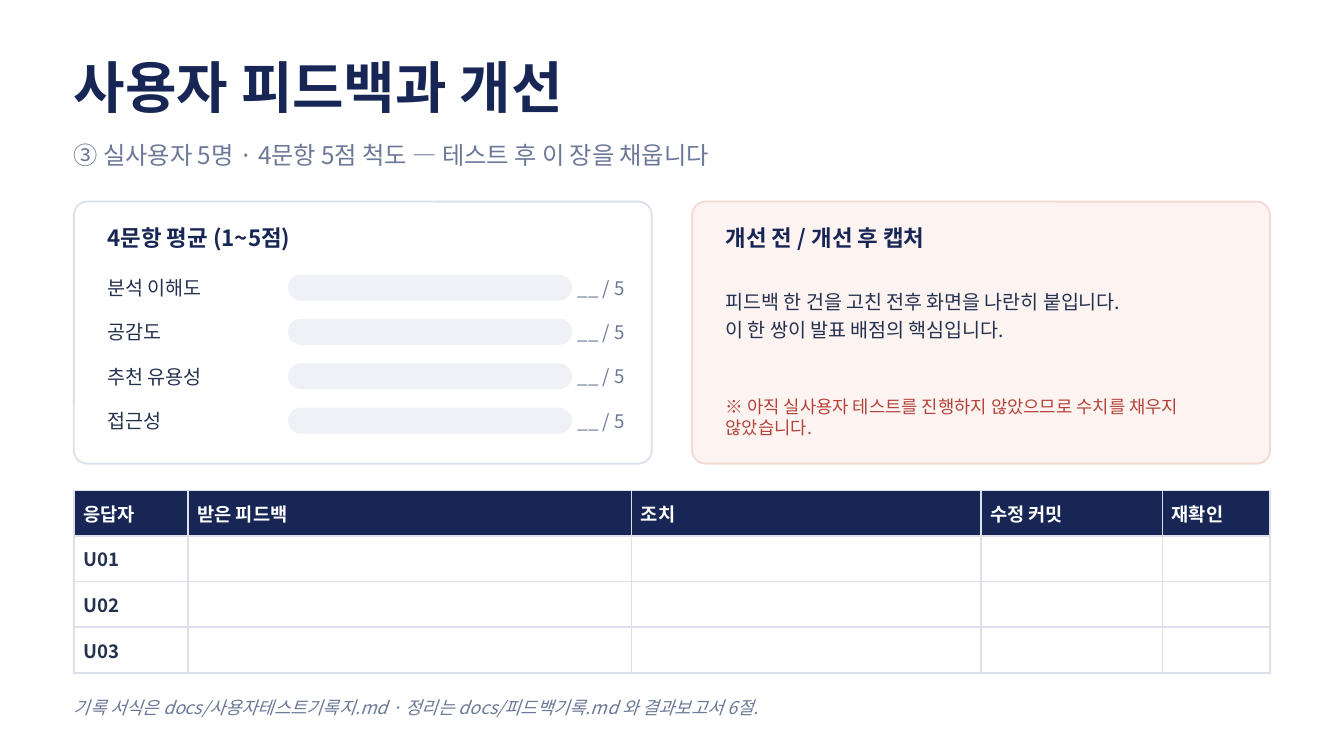
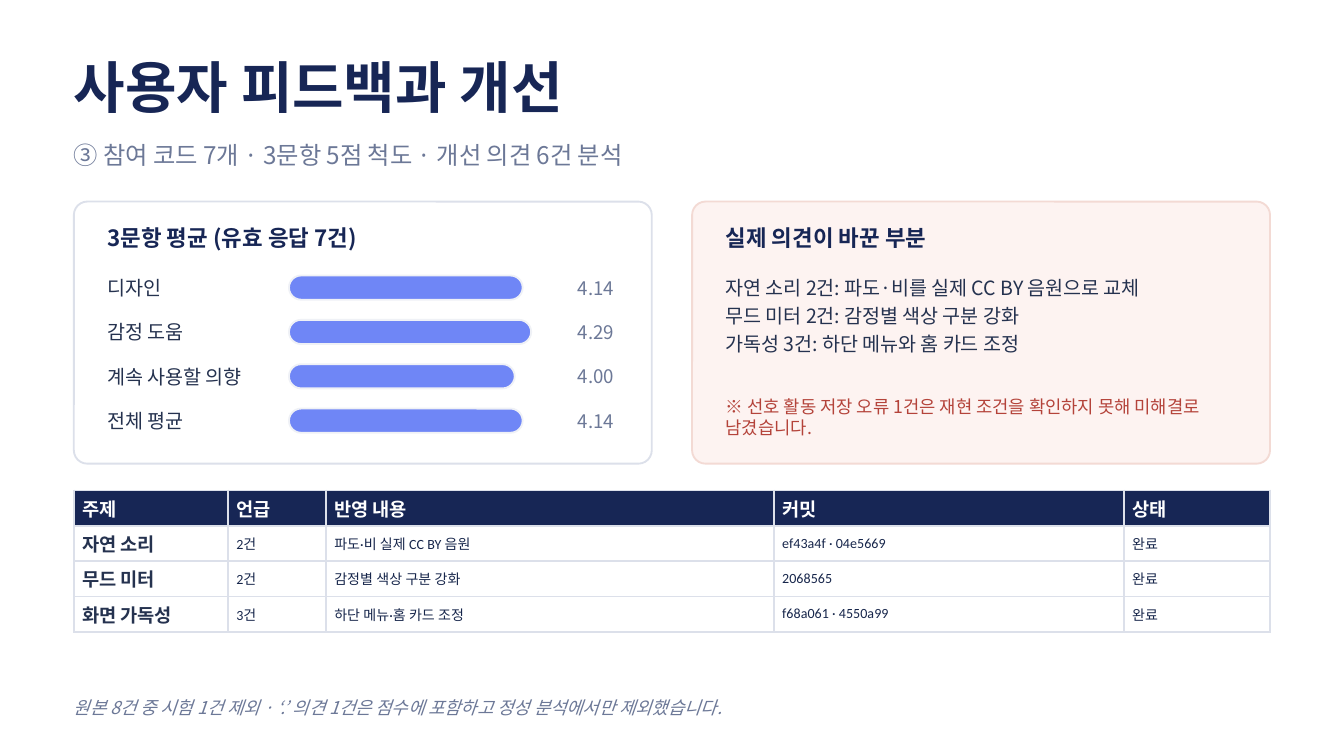
Before and after one commit to codyssey-seungmin/M2-1, a slide deck: slide 10 of docs/presentation.pptx. Drawn at 1344x756 pixels with LibreOffice and Linux fonts; fonts in the diff are those of the drawing. Boxes give left, top, right and bottom in pixels: in the first picture for what was removed or moved away, otherwise in the second. Text is boxed around its words. In the diff, an @@ line names an element or a change of style, - is before the commit and + after.

```diff
--- a/docs/presentation.pptx
+++ b/docs/presentation.pptx
@@ text at box(74, 143, 623, 166): text changed @@
-③ 실사용자 5명 · 4문항 5점 척도 — 테스트 후 이 장을 채웁니다
+③ 참여 코드 7개 · 3문항 5점 척도 · 개선 의견 6건 분석
@@ text at box(107, 227, 356, 251): text changed @@
-4문항 평균 (1~5점)
+3문항 평균 (유효 응답 7건)
@@ text at box(726, 227, 926, 248): text changed @@
-개선 전 / 개선 후 캡처
+실제 의견이 바꾼 부분
@@ text at box(107, 278, 161, 297): text changed @@
-분석 이해도
+디자인
@@ rounded rectangle: place and size @@
-rounded rectangle at box(289, 276, 571, 300)
+rounded rectangle at box(289, 276, 523, 300)
@@ text at box(578, 281, 614, 295): text changed @@
-__ / 5
+4.14
@@ text at box(726, 278, 1140, 353): text changed @@
-피드백 한 건을 고친 전후 화면을 나란히 붙입니다.
-이 한 쌍이 발표 배점의 핵심입니다.
+자연 소리 2건: 파도·비를 실제 CC BY 음원으로 교체
+무드 미터 2건: 감정별 색상 구분 강화
+가독성 3건: 하단 메뉴와 홈 카드 조정
@@ text at box(107, 322, 184, 341): text changed @@
-공감도
+감정 도움
@@ rounded rectangle: place and size @@
-rounded rectangle at box(289, 320, 571, 344)
+rounded rectangle at box(289, 320, 531, 344)
@@ text at box(578, 325, 614, 339): text changed @@
-__ / 5
+4.29
@@ text at box(107, 367, 242, 386): text changed @@
-추천 유용성
+계속 사용할 의향
@@ fill #EFF1F6 to #6F86F6 in 4 elements at box(289, 320, 531, 344), box(289, 276, 523, 300), box(289, 409, 523, 433), box(289, 364, 515, 388) @@
@@ rounded rectangle: place and size @@
-rounded rectangle at box(289, 364, 571, 388)
+rounded rectangle at box(289, 364, 515, 388)
@@ text at box(578, 369, 614, 383): text changed @@
-__ / 5
+4.00
@@ text at box(107, 411, 184, 430): text changed @@
-접근성
+전체 평균
@@ rounded rectangle: place and size @@
-rounded rectangle at box(289, 409, 571, 433)
+rounded rectangle at box(289, 409, 523, 433)
@@ text at box(578, 414, 614, 428): text changed @@
-__ / 5
+4.14
@@ text at box(726, 398, 1200, 436): text changed @@
-※ 아직 실사용자 테스트를 진행하지 않았으므로 수치를 채우지 않았습니다.
+※ 선호 활동 저장 오류 1건은 재현 조건을 확인하지 못해 미해결로 남겼습니다.
@@ table at box(74, 491, 1270, 628) @@
-row 1: 응답자 | 받은 피드백 | 조치 | 수정 커밋 | 재확인
+row 1: 주제 | 언급 | 반영 내용 | 커밋 | 상태
-row 2: U01 |  |  |  | 
+row 2: 자연 소리 | 2건 | 파도·비 실제 CC BY 음원 | ef43a4f · 04e5669 | 완료
-row 3: U02 |  |  |  | 
+row 3: 무드 미터 | 2건 | 감정별 색상 구분 강화 | 2068565 | 완료
-row 4: U03 |  |  |  | 
+row 4: 화면 가독성 | 3건 | 하단 메뉴·홈 카드 조정 | f68a061 · 4550a99 | 완료
@@ text at box(74, 699, 722, 716): text changed @@
-기록 서식은 docs/사용자테스트기록지.md · 정리는 docs/피드백기록.md 와 결과보고서 6절.
+원본 8건 중 시험 1건 제외 · ‘.’ 의견 1건은 점수에 포함하고 정성 분석에서만 제외했습니다.
```
Also in this commit, not shown: 9 other slides changed, 2 other files.
